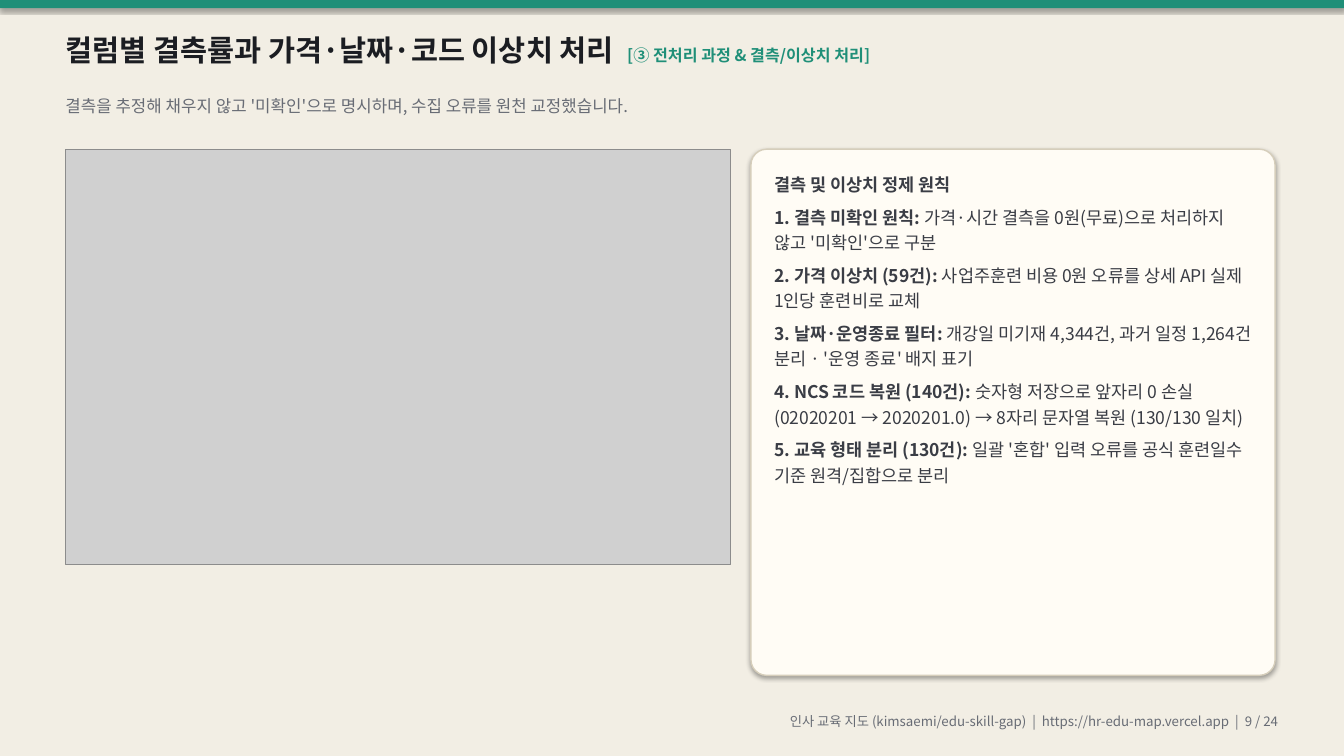
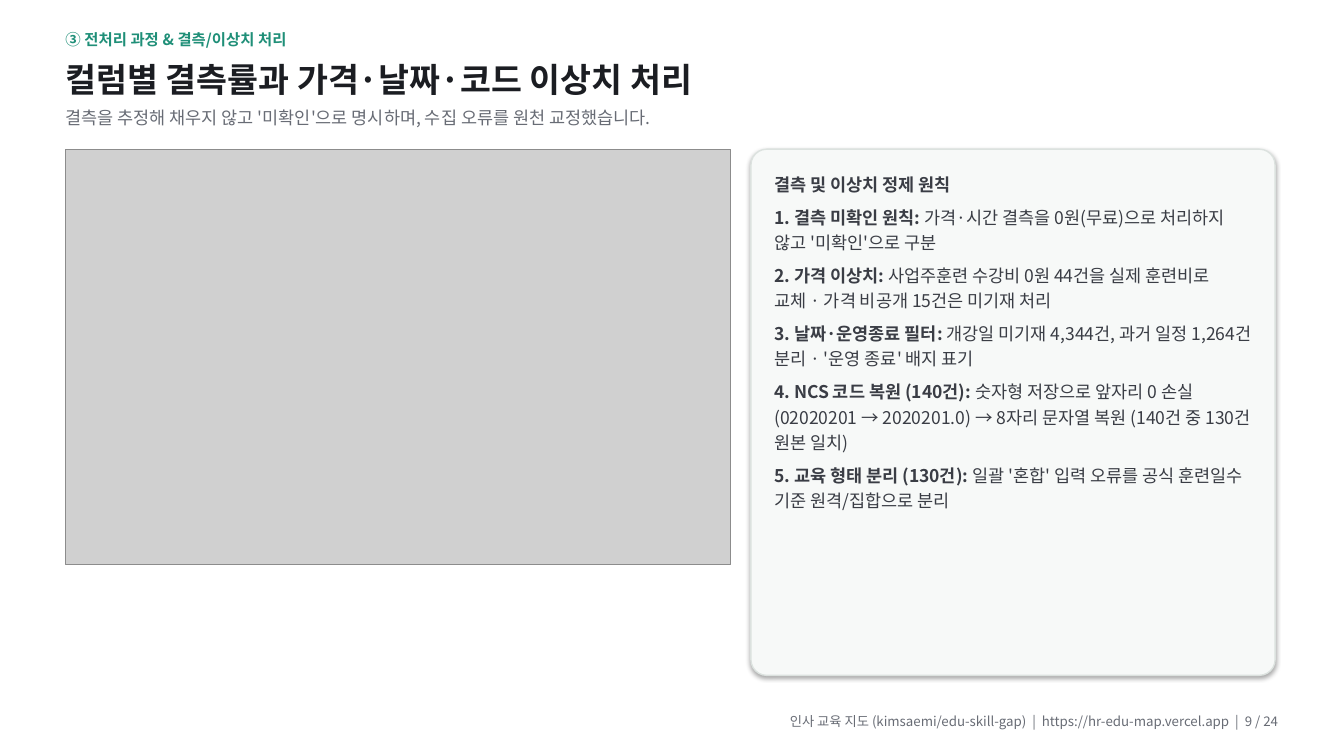
Before and after one commit to kimsaemi/edu-skill-gap, a slide deck: slide 9 of presentation/HR_교육지도_발표.pptx. Drawn at 1344x756 pixels with LibreOffice and Linux fonts; fonts in the diff are those of the drawing; grey boxes stand for pictures. Boxes give left, top, right and bottom in pixels: in the first picture for what was removed or moved away, otherwise in the second. Text is boxed around its words. In the diff, an @@ line names an element or a change of style, - is before the commit and + after.

```diff
--- a/presentation/HR_교육지도_발표.pptx
+++ b/presentation/HR_교육지도_발표.pptx
@@ rectangle at (0,0,1344,756): fill #F2EEE4 to #FFFFFF @@
@@ rectangle removed at (0,0,1344,8) @@
@@ text added at (65,32,286,48), 11 pt, text #1F8F78, bold @@
+③ 전처리 과정 & 결측/이상치 처리
@@ text at (65,63,692,95): text changed; size 21 to 24 pt @@
-컬럼별 결측률과 가격·날짜·코드 이상치 처리 [③ 전처리 과정 & 결측/이상치 처리]
+컬럼별 결측률과 가격·날짜·코드 이상치 처리
@@ text "결측을 추정해 채우지 않고 '미확인'으로 ...": place and size @@
-text "결측을 추정해 채우지 않고 '미확인'으로 ..." at (65,98,629,115)
+text "결측을 추정해 채우지 않고 '미확인'으로 ..." at (65,109,650,127)
@@ text "결측을 추정해 채우지 않고 '미확인'으로 ..." at (65,109,650,127): size 12 to 12.5 pt @@
@@ rounded rectangle at (751,149,1275,676): fill #FFFCF5 to #F7F9F8; outline #D6CEBB 1 pt to #DCE2DF 1 pt @@
@@ text at (774,267,1210,309): text changed @@
-2. 가격 이상치 (59건): 사업주훈련 비용 0원 오류를 상세 API 실제 1인당 훈련비로 교체
+2. 가격 이상치: 사업주훈련 수강비 0원 44건을 실제 훈련비로 교체 · 가격 비공개 15건은 미기재 처리
@@ text at (774,383,1250,453): text changed @@
-4. NCS 코드 복원 (140건): 숫자형 저장으로 앞자리 0 손실(02020201 → 2020201.0) → 8자리 문자열 복원 (130/130 일치)
+4. NCS 코드 복원 (140건): 숫자형 저장으로 앞자리 0 손실(02020201 → 2020201.0) → 8자리 문자열 복원 (140건 중 130건 원본 일치)
```
Also in this commit, not shown: 22 other slides changed, 4 other files.
